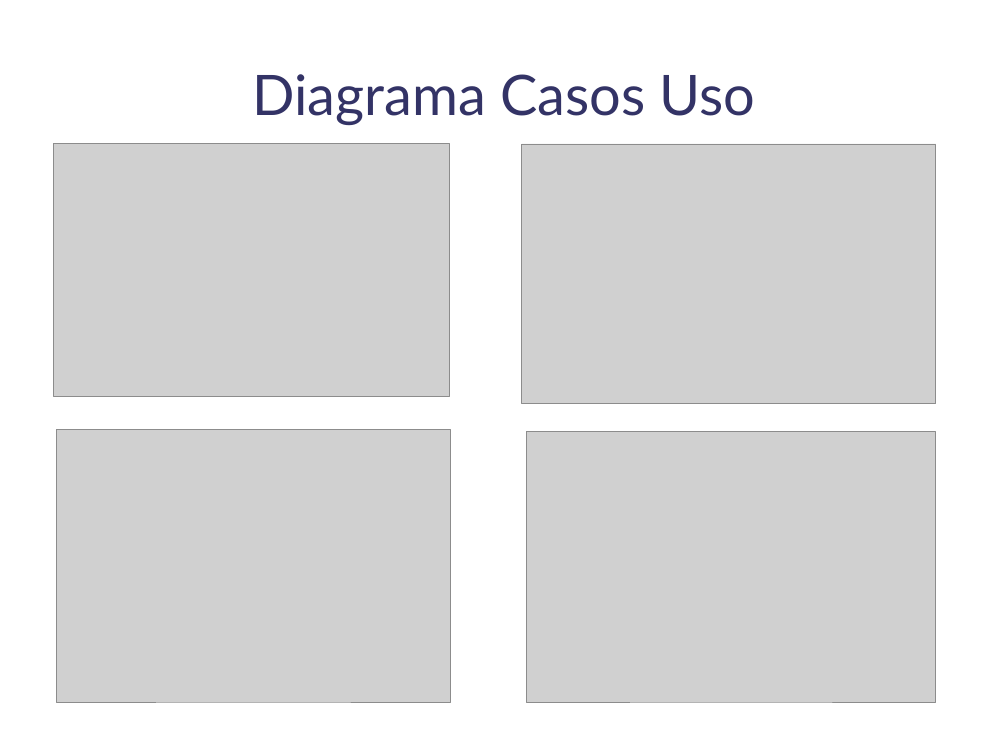
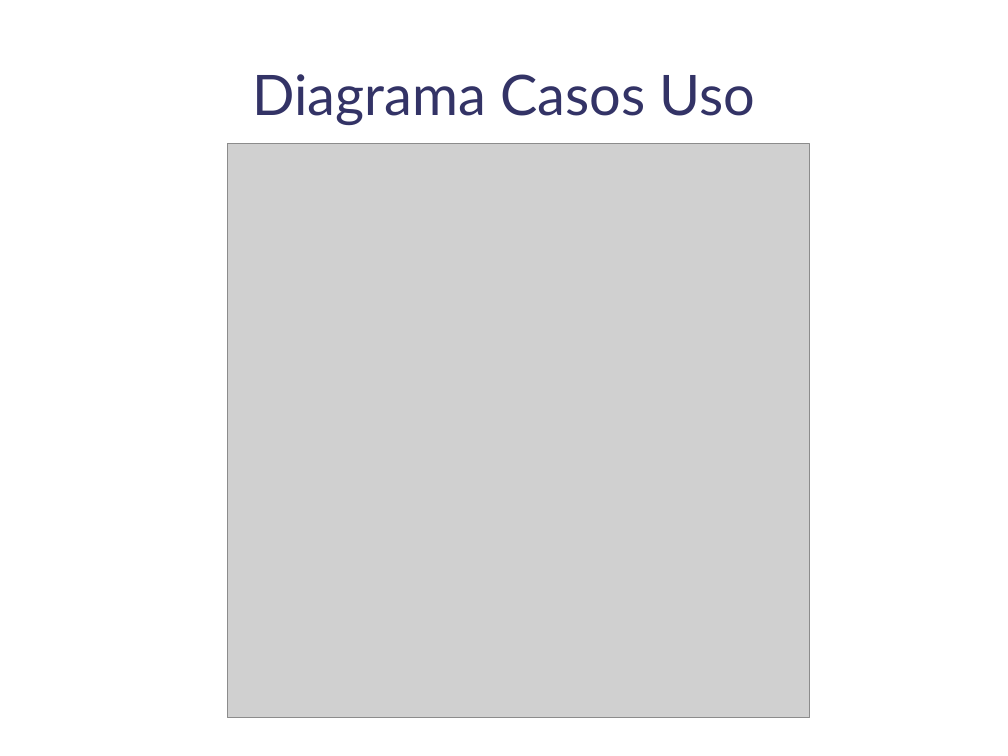
Before and after one commit to danoco78/touchteam, a slide deck: slide 1 of 1_iteracion/Planificación/InformacionPresentacion/[Análisis] Presentacion.odp. Drawn at 1008x756 pixels with LibreOffice and Linux fonts; fonts in the diff are those of the drawing; grey boxes stand for pictures; background and template pictures are left out. Boxes give left, top, right and bottom in pixels: in the first picture for what was removed or moved away, otherwise in the second. Text is boxed around its words. In the diff, an @@ line names an element or a change of style, - is before the commit and + after.

```diff
--- a/1_iteracion/Planificación/InformacionPresentacion/[Análisis] Presentacion.odp
+++ b/1_iteracion/Planificación/InformacionPresentacion/[Análisis] Presentacion.odp
@@ picture removed at <box>54,144,450,396</box> @@
@@ picture: place and size @@
-picture at <box>522,144,937,403</box>
+picture at <box>227,144,810,718</box>
@@ picture removed at <box>56,429,450,702</box> @@
@@ picture removed at <box>527,432,937,702</box> @@
```
Also in this commit, not shown: 2 other slides changed.
